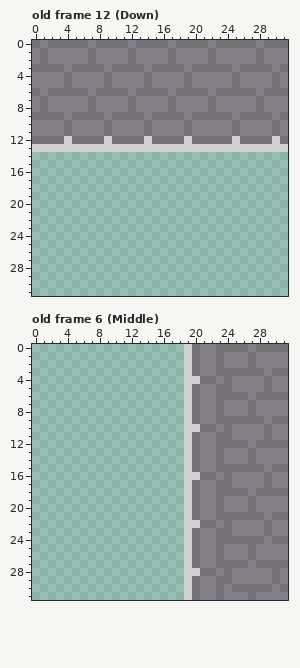
Pixel-art file, stored at TileMapNieveNewStyle.ase. That is the earlier state.
32x32 pixels, 30 frames. Shown: old frame 12 (Down), old frame 6 (Middle).
Now the later version:
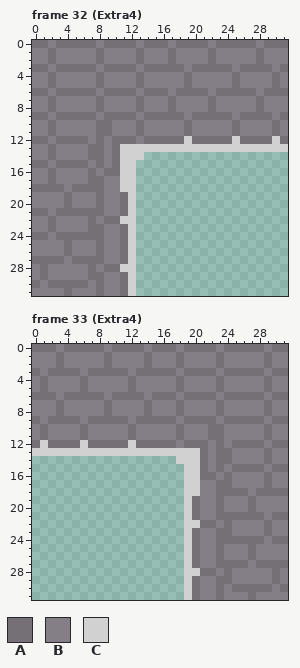
Palette (. is transparent): A #747076  B #847e87  C #d1d1d1
A new or re-ordered frame is compared with the old frame closest to it.
Edits made:
frames 30 -> 35
Changed rows in their new state; - is an unchanged pixel.
Frame 32 (Extra4) is new; against old frame 12 (Down), layer "Layer 1":
first column x 0:
 0 -AB----AB---AB-
 1 -BA----BA---BA-
 2 -BA----BA---BA-
 3 --B-A---BA---BA
 4 --A-B---AB---AB
 5 --A-B---AB---AB
 6 -AB----AB---AB-
 7 -BA----BA---BA-
 8 -BA----BA---BA-
 9 --B-A---BA---BA
10 --A-B---A----AB
11 --A-B---A----AB
12 --B-A--B-B---BA
13 BBABBBBAABA----
14 BBABBBBAABACCC-
15 AABAAAABABACC--
16 BBABBBBABAACC--
17 BBABBBBAABBCC--
18 AAAABAAAABBCC--
19 BBBBABBBABBAC--
20 BBBBABBBABBAC--
21 AABAAAAAABBAC--
22 BBABBBBABAACC--
23 BBABBBBAABBAC--
24 AABAAAAAABBAC--
25 BBBBABBBABBAC--
26 BBBBABBBABBAC--
27 AAAABAAAABBAC--
28 BABBBBBABAACC--
29 BABBBBBAABBAC--
30 ABAAAAABABBAC--
31 BBBBABBBABBAC--
Frame 33 (Extra4) is new; against old frame 6 (Middle), layer "Layer 1":
first column x 0:
 0 AAABAAAAABAAAABAAABA-AAB---A-B
 1 BBBABBBBBABBBBABBBABB------B-A
 2 BBBABBBBBABBBBABBBABB------B-A
 3 ABAAAABAAAAABAAAAABA-AAB------
 4 BABBBBABBBBBABBBBBABBBBAB-----
 5 BABBBBABBBBBABBBBBABB---B-----
 6 AAABAAAAABAAAABAAABA-AAB---A-B
 7 BBBABBBBBABBBBABBBABB------B-A
 8 BBBABBBBBABBBBABBBABB------B-A
 9 ABAAAABAAAAABAAAAABA-AAB------
10 BABBBBABBBBBABBBBBABBB-AB-----
11 BABBBBABBBBBABBBBBABB-A-B-----
12 ACAAAACAAAAACAAAAABA-A--B--A-B
13 CCCCCCCCCCCCCCCCCCC-CA--A--B-A
14 ------------------C-CA--A--B-A
15 --------------------CA--B-----
17 --------------------C---------
18 --------------------C---------
Changed places in both pictures, as pixel boxes (x1, y1, x2, y2):
changed: (32, 40, 152, 296)
changed: (32, 344, 272, 496)
